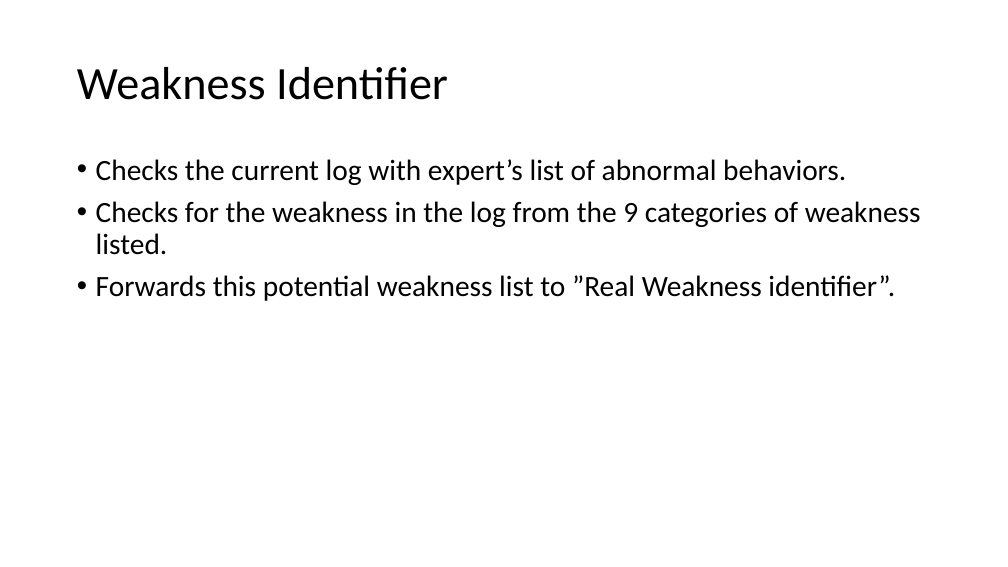
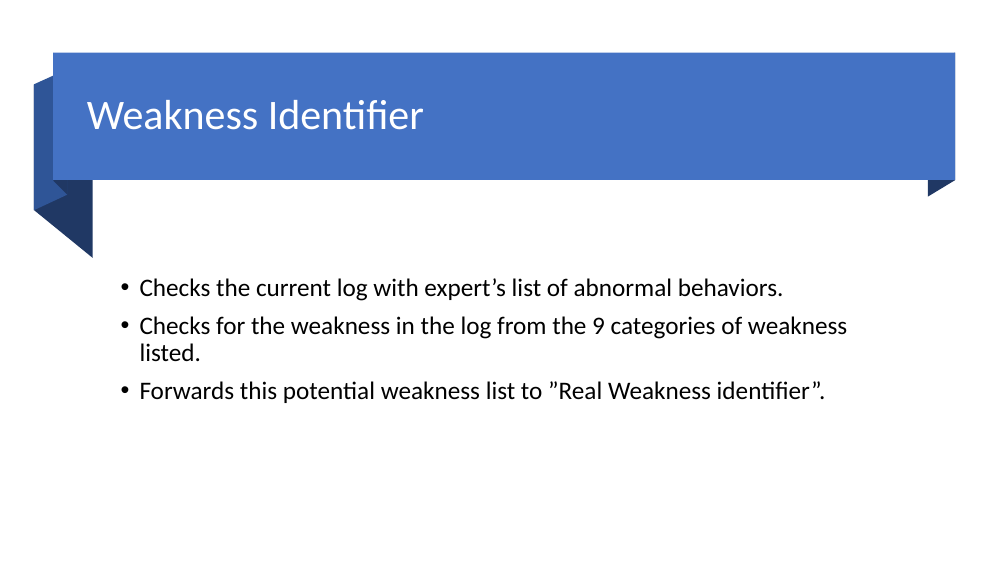
Before and after one commit to deepak-sateesh/processmining, a slide deck: slide 4 of Presentations/Presentation8.pptx. Drawn at 1008x567 pixels with LibreOffice and Linux fonts; fonts in the diff are those of the drawing. Boxes give left, top, right and bottom in pixels: in the first picture for what was removed or moved away, otherwise in the second. Text is boxed around its words. In the diff, an @@ line names an element or a change of style, - is before the commit and + after.

Commit message:
df added to 1 weakness

```diff
--- a/Presentations/Presentation8.pptx
+++ b/Presentations/Presentation8.pptx
@@ rectangle added at box(53, 53, 955, 181), fill #4472C4 @@
@@ freeform shape added at box(54, 53, 67, 194), fill #203864 @@
@@ freeform shape added at box(928, 53, 955, 197), fill #203864 @@
@@ freeform shape added at box(34, 85, 93, 258), fill #203864 @@
@@ freeform shape added at box(34, 70, 67, 211), fill #2F5597 @@
@@ title "Weakness Identifier": place and size @@
-title "Weakness Identifier" at box(77, 67, 448, 100)
+title "Weakness Identifier" at box(87, 100, 424, 130)
@@ title "Weakness Identifier" at box(87, 100, 424, 130): size 44 to 40 pt, text colour #000000 to #FFFFFF @@
@@ text "Checks the current log with ...": place and size @@
-text "Checks the current log with ..." at box(96, 159, 921, 301)
+text "Checks the current log with ..." at box(140, 278, 847, 403)
@@ text "Checks the current log with ..." at box(140, 278, 847, 403): size 28 to 24 pt; vertical alignment top to middle @@
```
Also in this commit, not shown: 3 other slides changed, 1 slide added, 3 other files.
